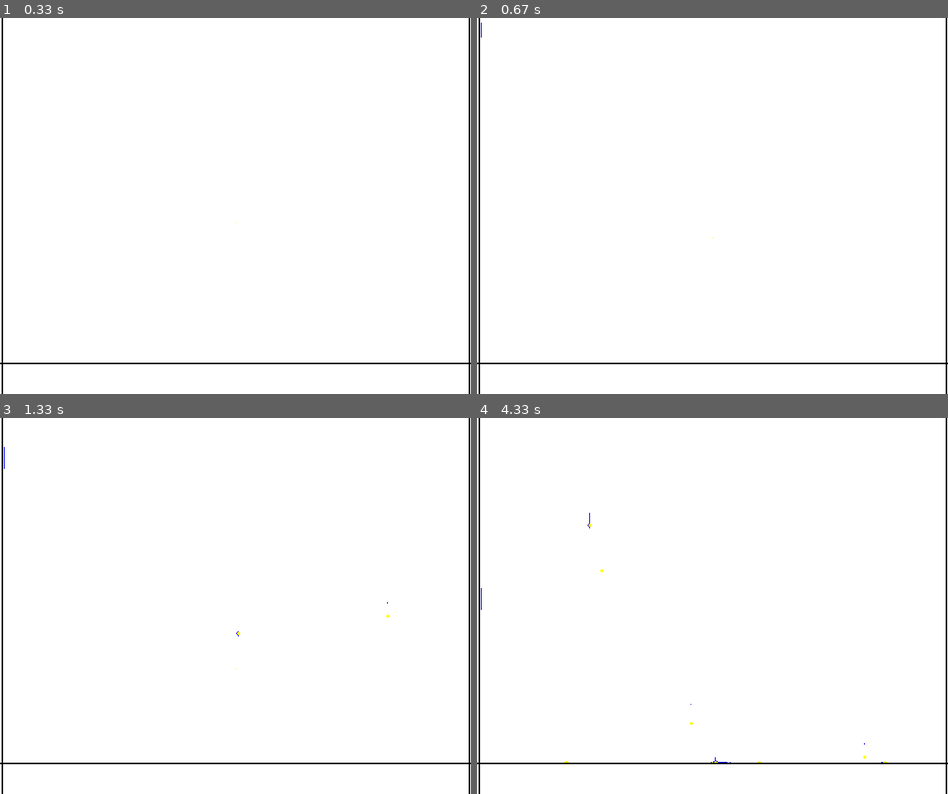
Above: before the commit, frames 1-4 (two rows, left to right).
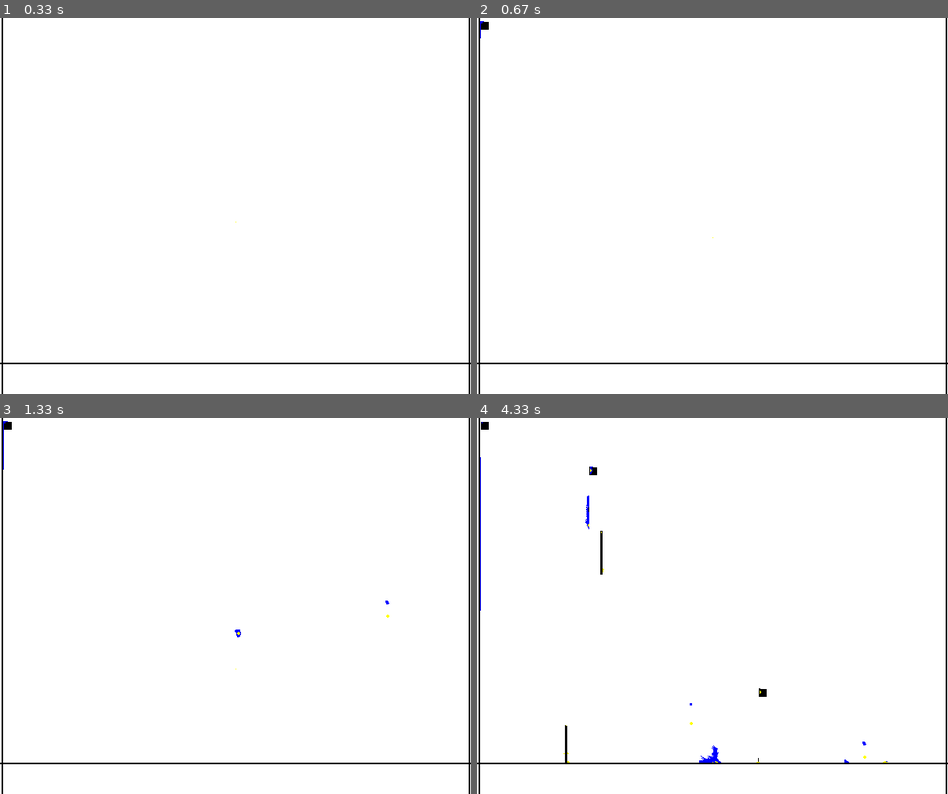
Above: after the commit, the same moments.

Repository: Ch4rl3s/pygame-sand
Game: pygame game, started from main.py
The game is run twice, just before and just after one commit, with the same random seed, the same clock (stepped at 60 frames per second) and the same inputs.
Inputs (mouse positions are in pixels of both pictures, inside the frame that each line leads up to):
- Up to frame 1 (0.33 s): no input
- Up to frame 2 (0.67 s): hold B from 0.33 s (still down); hold W from 0.33 s (still down)
- Up to frame 3 (1.33 s): release B at 0.8 s; release W at 0.8 s; click (386, 594) at 0.88 s; hold W from 1.17 s (still down); click (235, 628) at 1.25 s
- Up to frame 4 (4.33 s): release W at 1.63 s; hold A 1.67-2.2 s; click (759, 688) at 1.75 s; tap B at 1.82, 3.15 s; hold S 2.23-2.53 s; click (566, 692) at 2.32 s; hold A 2.57-2.97 s; click (882, 737) at 2.65 s; hold W 3-3.37 s; click (590, 466) at 3.08 s; hold S 3.4-3.77 s; click (599, 530) at 3.48 s; hold A 3.8-4.27 s; click (688, 703) at 3.88 s; hold W from 4.3 s (still down)

Frame 1 is identical in both runs. In frame 2, less than 0.1% of the frame differs, in the area x 0-3%, y 0-6%; in frame 3, less than 0.1%; in frame 4, 0.5%, in the area x 0-88%, y 1-92%.

Commit message:
new water rules, stone, brick

Diff:
--- a/main.py
+++ b/main.py
@@ -9,6 +9,7 @@
 white = (255, 255, 255)
 yellow = (255, 255, 0, 255)
 blue = (0,0,255,255)
+grey = (10,10,10,255)
 
 pygame.init()
 
@@ -18,11 +19,15 @@
 
 mouse_down = False
 draw_water = False
+draw_stone = False
+draw_brick = False
 
 sand = pygame.Rect(300, 240, 1, 1)
 
 sand_arr = [sand]
 water_arr = []
+stone_arr=[]
+brick_arr = []
 tiles = [pygame.Rect(0, 440, 600, 2),pygame.Rect(2, 0, 2, 480), pygame.Rect(597, 0, 2, 480)]
 
 def collision_test(rect, tiles):
@@ -78,20 +83,29 @@
 	y = water.y
 	if screen.get_at((x,y+1))==white:
 		water.y = y+1
+	elif screen.get_at((x-1,y))==white:
+		water.x-=1
 	elif screen.get_at((x-1,y+1))==white:
-		water.y = y+1
 		water.x -= 1
+		water.y +=1
 	elif screen.get_at((x+1,y+1))==white:
+		water.x+=1
 		water.y+=1
-		water.x+=1
 	elif screen.get_at((x+1,y))==white:
 		water.x+=1
-	elif screen.get_at((x-1,y))==white:
-		water.x-=1
 	else:
 		pass
 	return water
 
+def stone_rule_set(stone):
+	x = stone.x
+	y = stone.y
+	if screen.get_at((x,y+1))==white:
+		stone.y = y+1
+	else:
+		pass
+	return stone
+
 while True:
 
 	screen.fill(white)
@@ -100,6 +114,13 @@
 
 	for tile in tiles:
 		pygame.draw.rect(screen, black, tile)
+
+	for brick in brick_arr:
+		pygame.draw.rect(screen, black, brick)
+
+	for stone in stone_arr:
+		stone = stone_rule_set(stone)
+		pygame.draw.rect(screen, grey, stone)
 
 	for sand in sand_arr:
 		# sand = move(sand, movement, tiles, sand_arr)
@@ -109,8 +130,6 @@
 	for water in water_arr:
 		water = custom_water_collision(water)
 		pygame.draw.rect(screen, blue, water)
-
-
 
 
 	for event in pygame.event.get():
@@ -134,9 +153,49 @@
 			if event.key == pygame.K_w:
 				draw_water = False
 
+		if event.type == pygame.KEYDOWN:
+			if event.key == pygame.K_s:
+				draw_stone = True
+		if event.type == pygame.KEYUP:
+			if event.key == pygame.K_s:
+				draw_stone = False
+
+		if event.type == pygame.KEYDOWN:
+			if event.key == pygame.K_b:
+				draw_brick = True
+		if event.type == pygame.KEYUP:
+			if event.key == pygame.K_b:
+				draw_brick = False
+
+	if draw_stone:
+		x,y = pygame.mouse.get_pos()
+		stone_arr.append(pygame.Rect(x, y, 1, 1))
+		stone_arr.append(pygame.Rect(x-1, y+1, 1, 1))
+		stone_arr.append(pygame.Rect(x+1, y, 1, 1))
+		stone_arr.append(pygame.Rect(x-1, y, 1, 1))
+		stone_arr.append(pygame.Rect(x, y+1, 1, 1))
+		stone_arr.append(pygame.Rect(x, y-1, 1, 1))
+		stone_arr.append(pygame.Rect(x+1, y-1, 1, 1))
+		stone_arr.append(pygame.Rect(x+1, y+1, 1, 1))
+		stone_arr.append(pygame.Rect(x-1, y-1, 1, 1))
+
+
+	if draw_brick:
+		x,y = pygame.mouse.get_pos()
+		brick_arr.append(pygame.Rect(x, y, 10, 10))
+
 	if draw_water:
 		x,y = pygame.mouse.get_pos()
 		water_arr.append(pygame.Rect(x, y, 1, 1))
+		water_arr.append(pygame.Rect(x-1, y+1, 1, 1))
+		water_arr.append(pygame.Rect(x+1, y, 1, 1))
+		water_arr.append(pygame.Rect(x-1, y, 1, 1))
+		water_arr.append(pygame.Rect(x, y+1, 1, 1))
+		water_arr.append(pygame.Rect(x, y-1, 1, 1))
+		water_arr.append(pygame.Rect(x+1, y-1, 1, 1))
+		water_arr.append(pygame.Rect(x+1, y+1, 1, 1))
+		water_arr.append(pygame.Rect(x-1, y-1, 1, 1))
+
 
 
 	if mouse_down:
